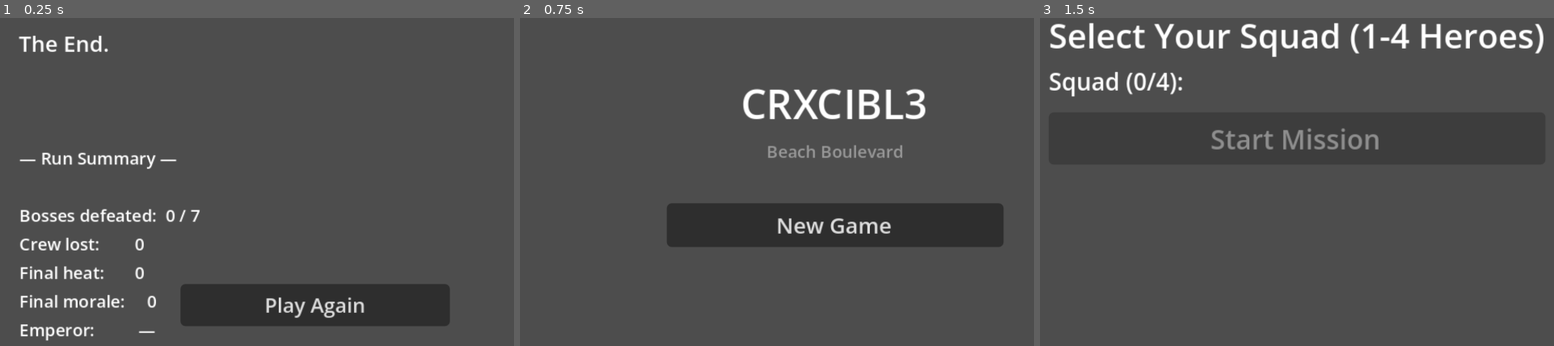
Above: before the commit, frames 1-3 (left to right).
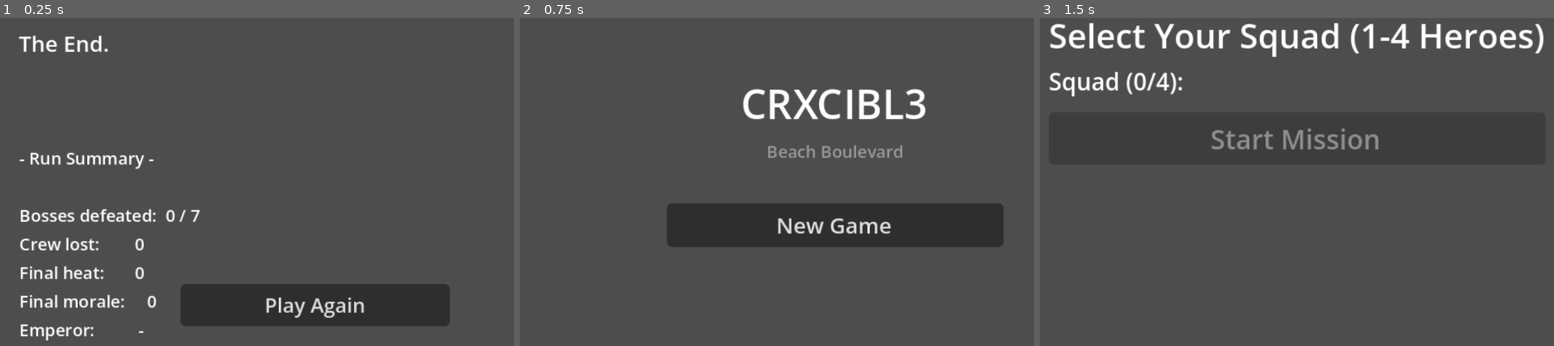
Above: after the commit, the same moments.

Repository: zowskyy/crxcibl3
Game: Godot game, scene res://scenes/EpilogueScene.tscn
The game is run twice, just before and just after one commit, with the same random seed, the same clock (stepped at 60 frames per second) and the same inputs. This scene is started directly instead of the project's main scene.
Inputs:
- Up to frame 1 (0.25 s): no input
- Up to frame 2 (0.75 s): click "Play Again" at 0.5 s
- Up to frame 3 (1.5 s): click "New Game" at 1.25 s

The runs differ from the first frame. In frame 1, 0.6% of the frame differs, in the area x 4-35%, y 40-97%; in frame 2, nothing differs; in frame 3, nothing differs.

Commit message:
fix: EpilogueScene.gd Variant inference errors -- explicit casts on Dictionary.get() calls

Diff:
--- a/godot/scenes/EpilogueScene.gd
+++ b/godot/scenes/EpilogueScene.gd
@@ -25,22 +25,22 @@
 
 func _format_summary(s: Dictionary) -> String:
 	var lines: Array = []
-	lines.append("— Run Summary —")
+	lines.append("- Run Summary -")
 	lines.append("")
-	lines.append("Bosses defeated:  %d / 7" % s.get("bosses_defeated", 0))
-	lines.append("Crew lost:        %d" % s.get("crew_lost", 0))
-	lines.append("Final heat:       %.0f" % s.get("heat_final", 0.0))
-	lines.append("Final morale:     %d" % s.get("morale_final", 0))
+	lines.append("Bosses defeated:  %d / 7" % int(s.get("bosses_defeated", 0)))
+	lines.append("Crew lost:        %d"     % int(s.get("crew_lost",       0)))
+	lines.append("Final heat:       %.0f"  % float(s.get("heat_final",    0.0)))
+	lines.append("Final morale:     %d"    % int(s.get("morale_final",    0)))
 
-	var forgiven = s.get("emperor_forgiven", null)
+	var forgiven: Variant = s.get("emperor_forgiven", null)
 	if forgiven == true:
 		lines.append("Emperor:          Forgiven")
 	elif forgiven == false:
 		lines.append("Emperor:          Turned away")
 	else:
-		lines.append("Emperor:          —")
+		lines.append("Emperor:          -")
 
-	var top := s.get("top_contributor", "")
+	var top: String = str(s.get("top_contributor", ""))
 	if top != "":
 		lines.append("Most Runes:       %s" % top)
 
